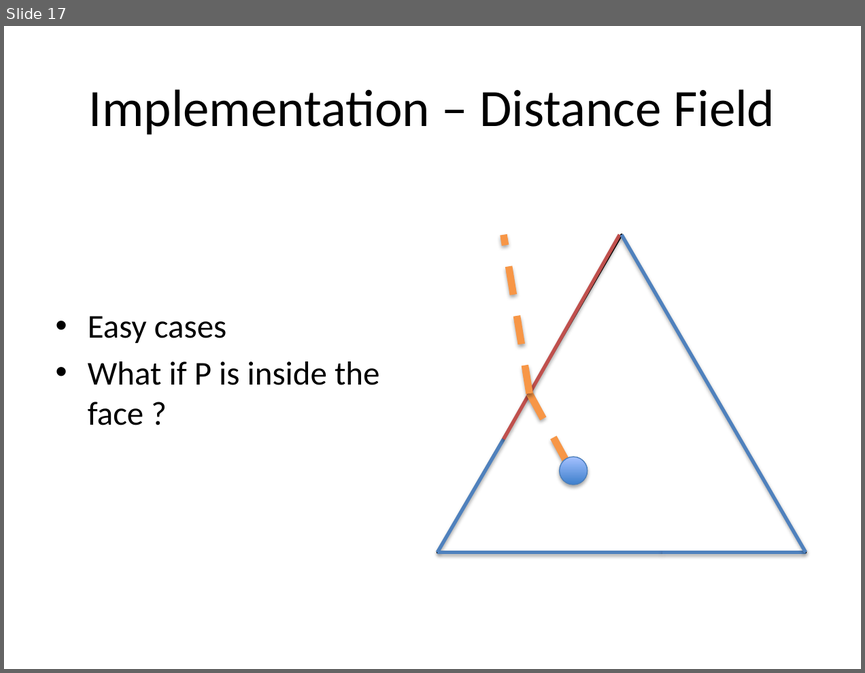
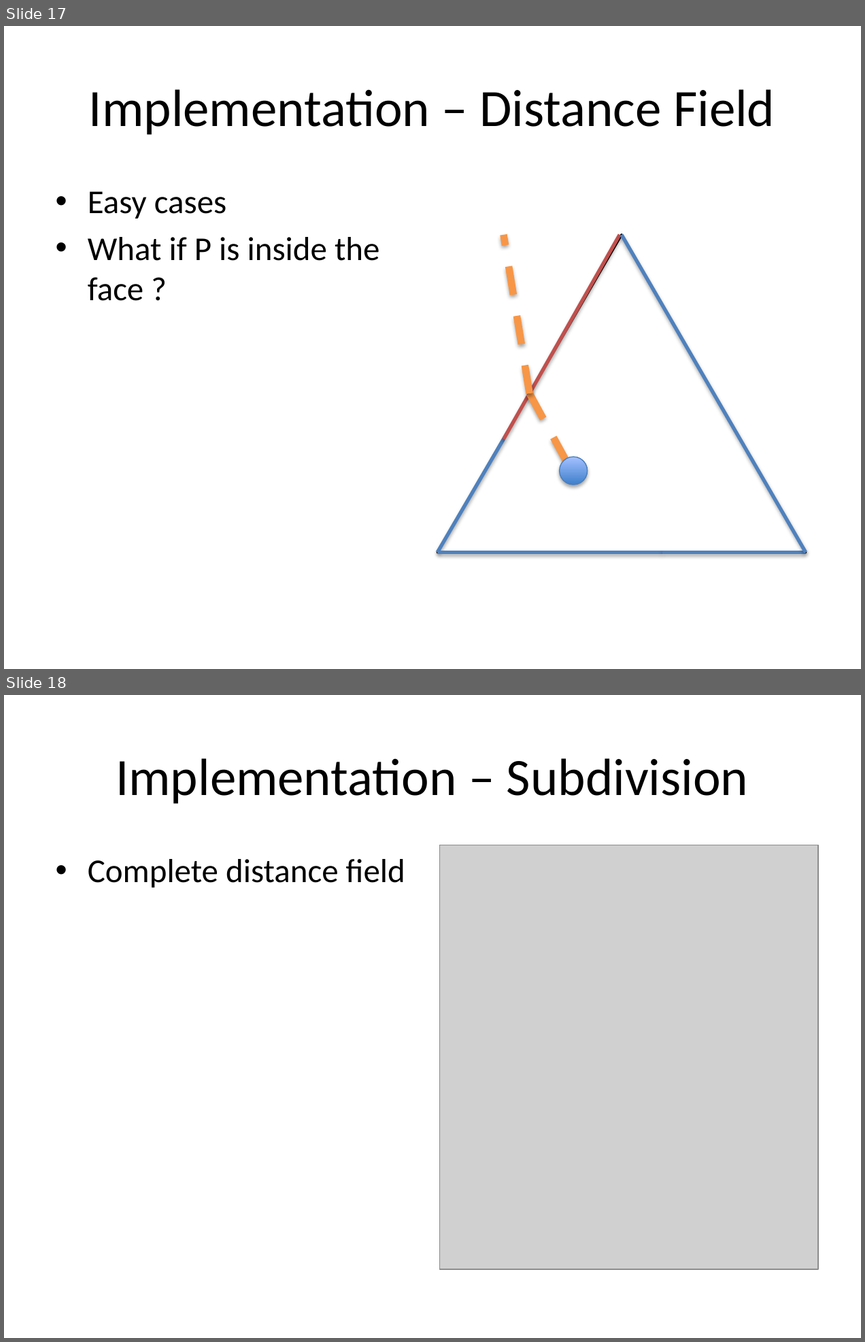
Before and after one commit to jcaille/INF555_Project, a slide deck: presentation.pptx. Shown one above the other, each under a label of ours: slide 17 before the commit, slides 17 and 18 after it. The pictures are 865x673 and 865x1342 pixels, drawn with LibreOffice and Linux fonts; fonts in the diff are those of the drawing; grey boxes stand for pictures. Boxes give left, top, right and bottom in pixels: in the first picture for what was removed or moved away, otherwise in the second. Text is boxed around its words. In the diff, an @@ line names an element or a change of style, - is before the commit and + after.

```diff
--- a/presentation.pptx
+++ b/presentation.pptx
@@ slide 18 added at <box>4,695,861,1338</box>, background #FFFFFF @@
@@ title added at <box>116,758,748,804</box>, 44 pt, text #000000 @@
+Implementation – Subdivision
@@ picture added at <box>439,845,818,1269</box> @@
@@ text added at <box>88,859,405,887</box>, 28 pt, text #000000 @@
+• Complete distance field
@@ slide 17 changed as well @@
@@ text "Easy cases" at <box>88,191,379,301</box>: vertical alignment middle to top @@
```
Also in this commit, not shown: 19 other slides changed, 3 other slides added, 3 other files.
